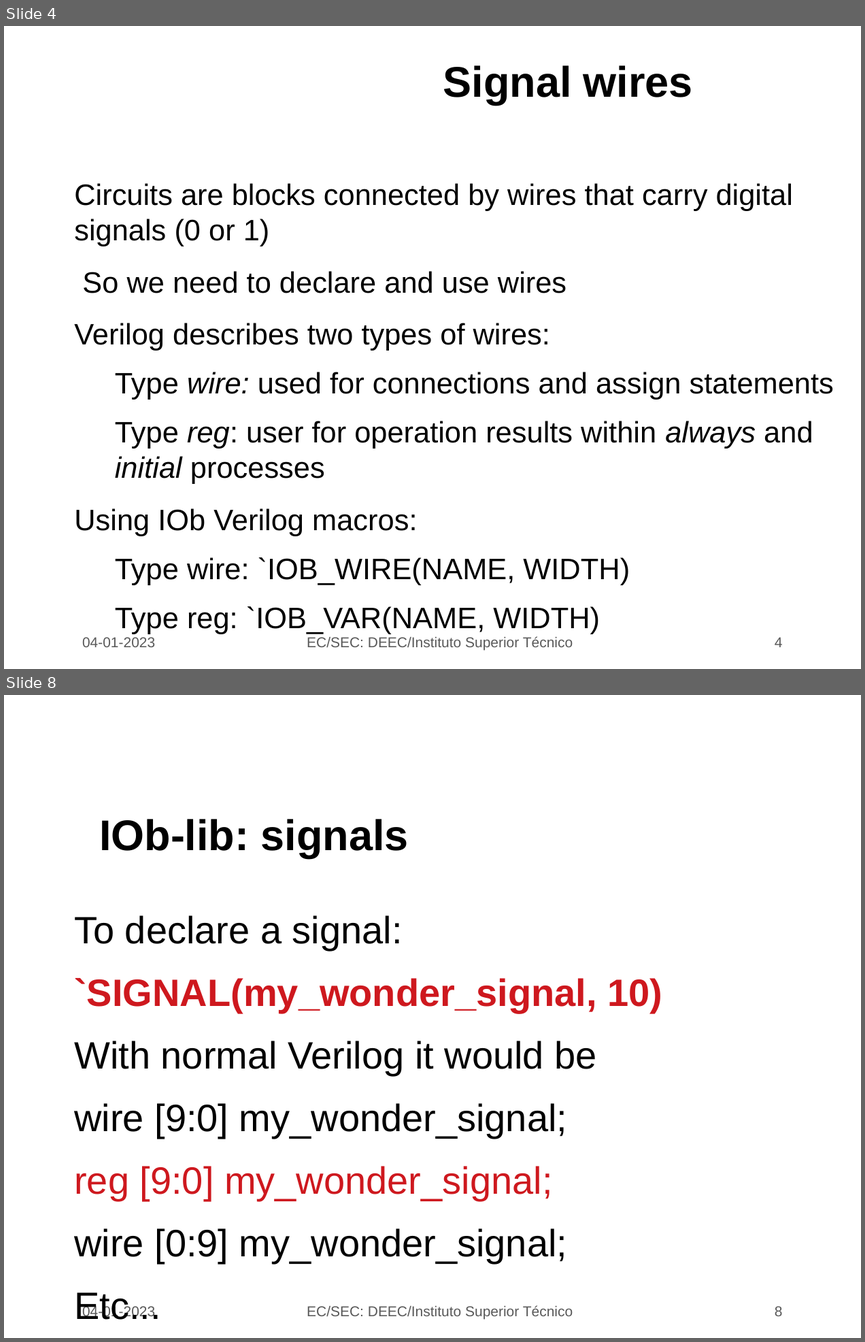
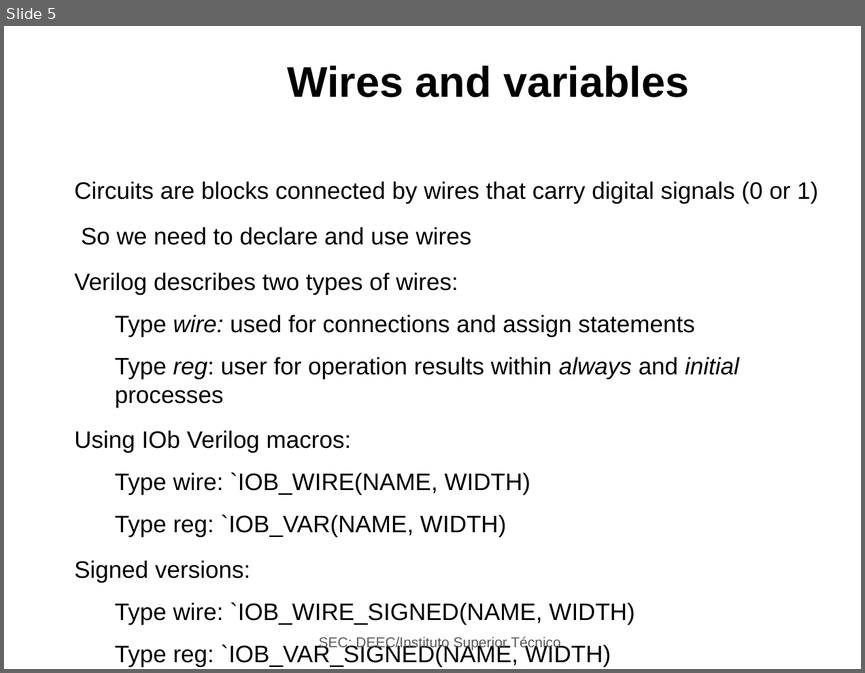
Before and after one commit to jjts/ist-sec, a slide deck: lectures/l7/l7.odp. Shown one above the other, each under a label of ours: slides 4 and 8 before the commit, slide 5 after it; the slides between them are not shown. The pictures are 865x1342 and 865x673 pixels, drawn with LibreOffice and Linux fonts; fonts in the diff are those of the drawing; background and template pictures are left out. Boxes give left, top, right and bottom in pixels: in the first picture for what was removed or moved away, otherwise in the second. Text is boxed around its words. In the diff, an @@ line names an element or a change of style, - is before the commit and + after.

```diff
--- a/lectures/l7/l7.odp
+++ b/lectures/l7/l7.odp
@@ slide 8 removed at bbox=[4, 695, 861, 1338], background picture (left out) @@
@@ title removed at bbox=[99, 819, 409, 858] @@
-IOb-lib: signals
@@ text removed at bbox=[74, 915, 662, 1263] @@
-● To declare a signal:
-`SIGNAL(my_wonder_signal, 10)
-● With normal Verilog it would be
-● wire [9:0] my_wonder_signal;
-● reg [9:0] my_wonder_signal;
-● wire [0:9] my_wonder_signal;
-● Etc...
@@ text removed at bbox=[82, 1304, 155, 1319] @@
-04-01-2023
@@ text removed at bbox=[307, 1305, 572, 1319] @@
-EC/SEC: DEEC/Instituto Superior Técnico
@@ page number removed at bbox=[774, 1306, 783, 1316] @@
-8
@@ what was slide 4 is now slide 5 @@
@@ slide 5 changed as well @@
@@ title at bbox=[288, 65, 689, 97]: text changed @@
-Signal wires
+Wires and variables
@@ text at bbox=[74, 181, 818, 537]: size 24.8 to 20 pt in "Circuits are blocks connected by wires that ...", "So we need to declare and use ...", "Verilog describes two types of wires:", "Type wire: used for connections and assign ..." and 4 more places @@
@@ text at bbox=[74, 560, 635, 666]: paragraphs added @@
+● Signed versions:
+  − Type wire: `IOB_WIRE_SIGNED(NAME, WIDTH)
+  − Type reg: `IOB_VAR_SIGNED(NAME, WIDTH)
@@ text removed at bbox=[82, 637, 155, 647] @@
-04-01-2023
@@ text at bbox=[319, 636, 560, 650]: text changed @@
-EC/SEC: DEEC/Instituto Superior Técnico
+SEC: DEEC/Instituto Superior Técnico
@@ page number removed at bbox=[774, 637, 783, 647] @@
-4
```
Also in this commit, not shown: 7 other slides changed, 6 slides added, 9 other slides removed, 3 other files.
